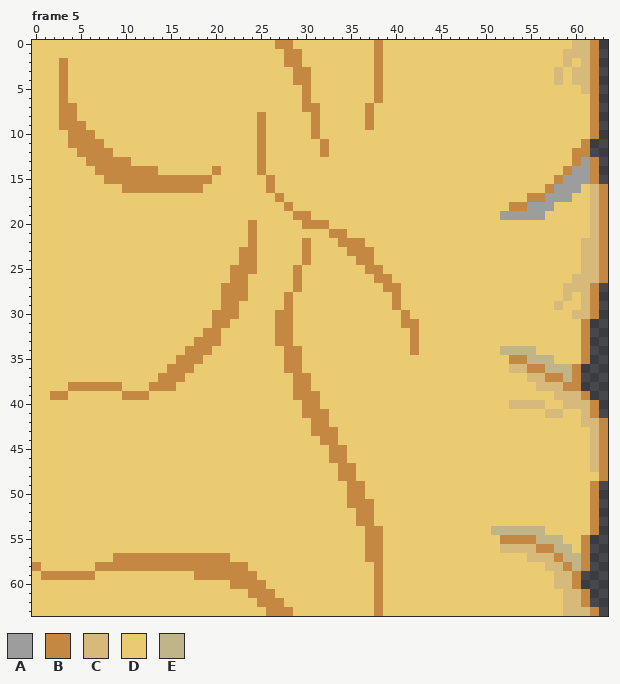
Edited in one commit: pixel-art file (resources/art/maps/mystic_desert/mystic_desert.ase). That is the earlier state.
64x64 pixels, 16 frames. Shown: frame 5. The commit also changed other frames, which this record leaves out.
Palette (. is transparent): A #9d9d9d  B #c58843  C #d6b97b  D #ebcb71  E #bfb588
Pixels before, frame 5 (only the part around the change), first column x 41:
 0 DDDDDDDDDDDDDDDDDDDCCB.
 1 DDDDDDDDDDDDDDDDDDCCCB.
 2 DDDDDDDDDDDDDDDDDDCDCB.
 3 DDDDDDDDDDDDDDDDDCDCCB.
 4 DDDDDDDDDDDDDDDDDCDCCB.
 5 DDDDDDDDDDDDDDDDDDDDCB.
 6 DDDDDDDDDDDDDDDDDDDDDB.
 7 DDDDDDDDDDDDDDDDDDDDDB.
 8 DDDDDDDDDDDDDDDDDDDDDB.
 9 DDDDDDDDDDDDDDDDDDDDDB.
10 DDDDDDDDDDDDDDDDDDDDDB.
11 DDDDDDDDDDDDDDDDDDDDB..
12 DDDDDDDDDDDDDDDDDDDBB..
13 DDDDDDDDDDDDDDDDDDDBAB.
14 DDDDDDDDDDDDDDDDDDBAAB.
15 DDDDDDDDDDDDDDDDDBAAAB.
16 DDDDDDDDDDDDDDDDBAAADCB
17 DDDDDDDDDDDDDDBBAAADDCB
18 DDDDDDDDDDDDBBAAADDDDCB
19 DDDDDDDDDDDAAAAADDDDDCB
20 DDDDDDDDDDDDDDDDDDDDDCB
21 DDDDDDDDDDDDDDDDDDDDDCB
22 DDDDDDDDDDDDDDDDDDDDCCB
23 DDDDDDDDDDDDDDDDDDDDCCB
24 DDDDDDDDDDDDDDDDDDDDCCB
25 DDDDDDDDDDDDDDDDDDDDCCB
26 DDDDDDDDDDDDDDDDDDDCCCB
27 DDDDDDDDDDDDDDDDDDCCCB.
28 DDDDDDDDDDDDDDDDDDCDCB.
29 DDDDDDDDDDDDDDDDDCDDCB.
30 BDDDDDDDDDDDDDDDDDDCCB.
31 BBDDDDDDDDDDDDDDDDDDB..
32 DBDDDDDDDDDDDDDDDDDDB..
33 DBDDDDDDDDDDDDDDDDDDB..
34 DBDDDDDDDDDEEEEDDDDDB..
35 DDDDDDDDDDDDBBEEEDDDB..
36 DDDDDDDDDDDDCCBBEEEB...
37 DDDDDDDDDDDDDDCCBBEB...
38 DDDDDDDDDDDDDDDCCCBB...
39 DDDDDDDDDDDDDDDDDCCCB..
40 DDDDDDDDDDDDCCCCDDCCCB.
41 DDDDDDDDDDDDDDDDCCDDCB.
42 DDDDDDDDDDDDDDDDDDDDCCB
43 DDDDDDDDDDDDDDDDDDDDDCB
44 DDDDDDDDDDDDDDDDDDDDDCB
45 DDDDDDDDDDDDDDDDDDDDDCB
46 DDDDDDDDDDDDDDDDDDDDDCB
47 DDDDDDDDDDDDDDDDDDDDDCB
48 DDDDDDDDDDDDDDDDDDDDDDB
49 DDDDDDDDDDDDDDDDDDDDDB.
50 DDDDDDDDDDDDDDDDDDDDDB.
51 DDDDDDDDDDDDDDDDDDDDDB.
52 DDDDDDDDDDDDDDDDDDDDDB.
53 DDDDDDDDDDDDDDDDDDDDDB.
54 DDDDDDDDDDEEEEEEDDDDDB.
55 DDDDDDDDDDDBBBBEEEDDB..
56 DDDDDDDDDDDCCCCBBEEDB..
57 DDDDDDDDDDDDDDCCCBEEB..
58 DDDDDDDDDDDDDDDDCCBEB..
59 DDDDDDDDDDDDDDDDDCCB...
60 DDDDDDDDDDDDDDDDDCCB...
61 DDDDDDDDDDDDDDDDDDCCB..
62 DDDDDDDDDDDDDDDDDDCCB..
63 DDDDDDDDDDDDDDDDDDCCCB.
Now the later version:
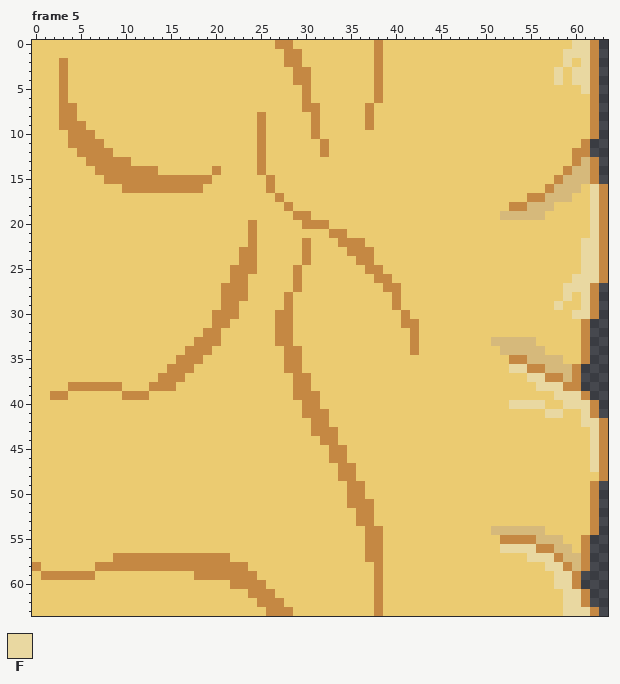
Colours new in this view: F #e9d8a1
Diff:
Frame 5:
The edit turns colour A into colour C in row 13 at x 61; in row 14 at x 60 to 61; in row 15 at x 59 to 61; in row 16 at x 58 to 60; in row 17 at x 57 to 59; in row 18 at x 55 to 57.
The edit turns colour A into colour C in row 19 at x 52 to 56.
The edit turns colour D into colour C in row 33 at x 51 to 55; in row 34 at x 56; in row 35 at x 58.
The edit turns colour E into colour C in row 34 at x 52 to 55; in row 35 at x 55 to 57; in row 36 at x 57 to 59; in row 37 at x 59; in row 54 at x 51 to 56; in row 55 at x 56 to 58.
The edit turns colour E into colour C in row 56 at x 58 to 59; in row 57 at x 59 to 60; in row 58 at x 60.
The edit turns colour C into colour F in row 0 at x 60 to 61; in row 1 at x 59 to 61; in row 2 at x 59 and 61; in rows 3 to 4 at x 58 and 60 to 61; in row 5 at x 61; in rows 16 to 21 at x 62.
The edit turns colour C into colour F in rows 22 to 25 at x 61 to 62; in row 26 at x 60 to 62; in row 27 at x 59 to 61; in row 28 at x 59 and 61; in row 29 at x 58 and 61; in row 30 at x 60 to 61.
The edit turns colour C into colour F in row 36 at x 53 to 54; in row 37 at x 55 to 56; in row 38 at x 56 to 58; in row 39 at x 58 to 60; in row 40 at x 53 to 56 and 59 to 61; in row 41 at x 57 to 58 and 61.
The edit turns colour C into colour F in row 42 at x 61 to 62; in rows 43 to 47 at x 62; in row 56 at x 52 to 55; in row 57 at x 55 to 57; in row 58 at x 57 to 58; in rows 59 to 60 at x 58 to 59.
The edit turns colour C into colour F in rows 61 to 62 at x 59 to 60; in row 63 at x 59 to 61.
